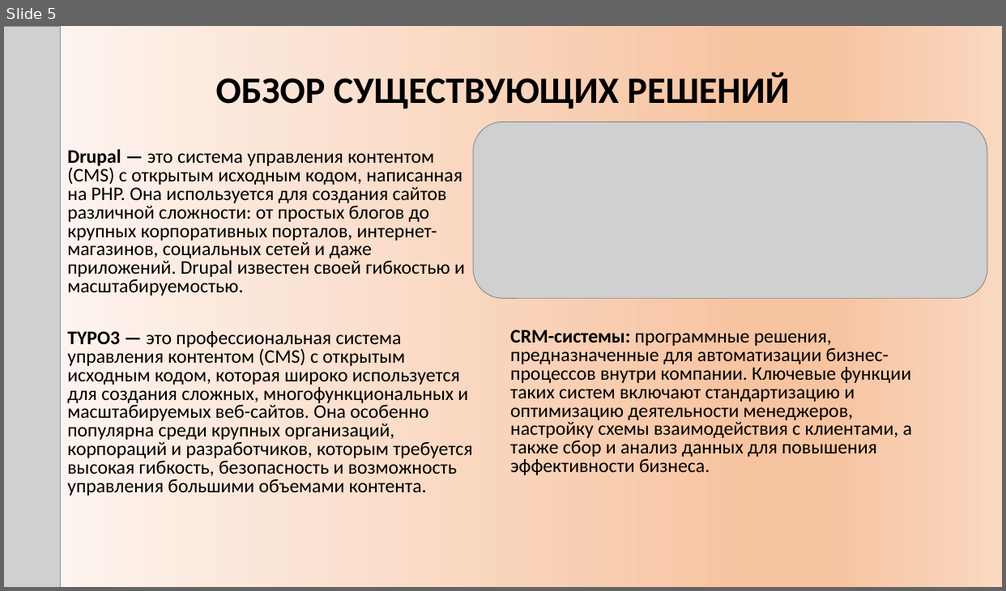
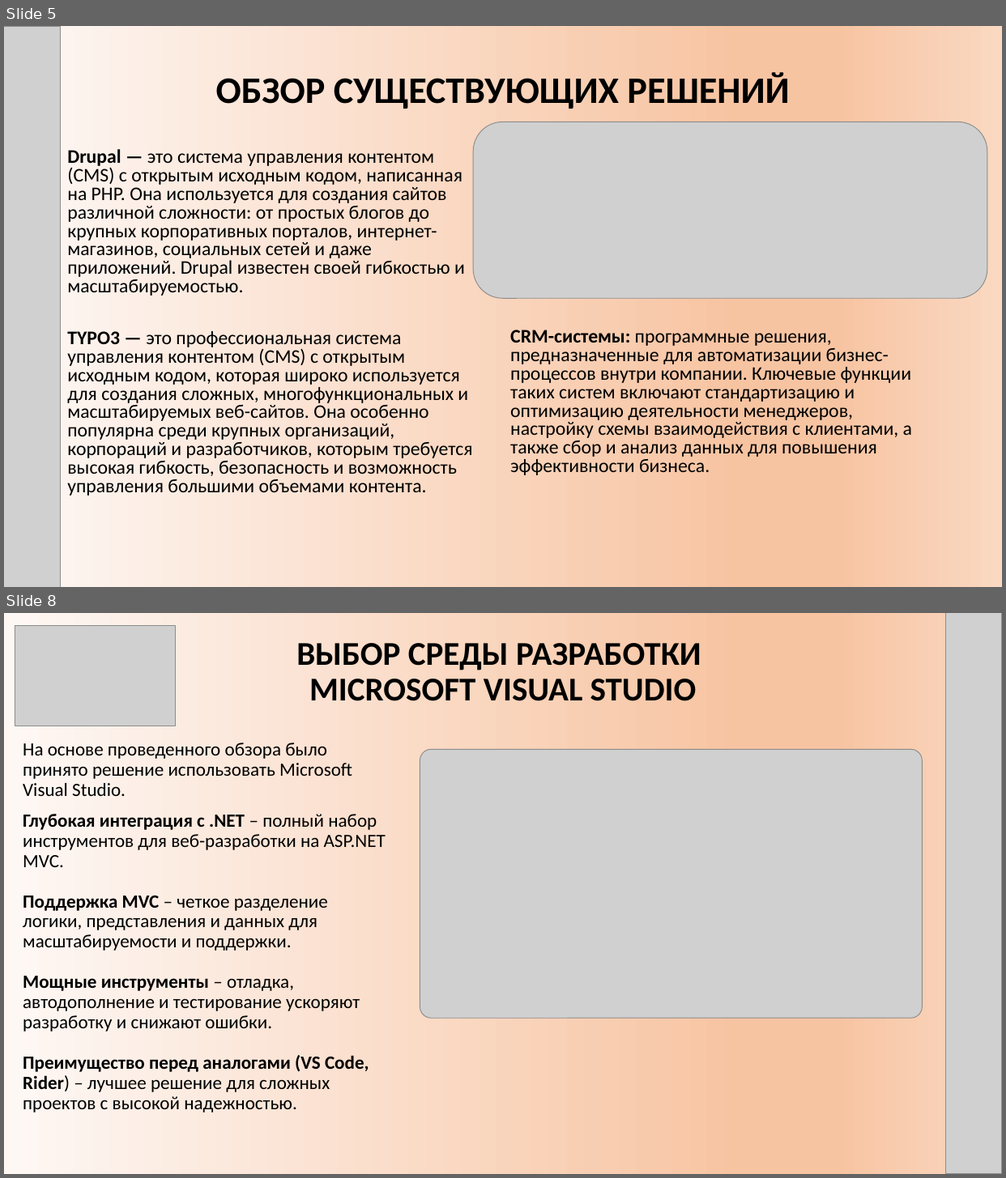
Before and after one commit to DaniilTropin11/IB-Company, a slide deck: Презентация ВКР ВО.pptx. Shown one above the other, each under a label of ours: slide 5 before the commit, slides 5 and 8 after it; the slides between them are not shown. The pictures are 1006x591 and 1006x1178 pixels, drawn with LibreOffice and Linux fonts; fonts in the diff are those of the drawing; grey boxes stand for pictures. Boxes give left, top, right and bottom in pixels: in the first picture for what was removed or moved away, otherwise in the second. Text is boxed around its words. In the diff, an @@ line names an element or a change of style, - is before the commit and + after.

```diff
--- a/Презентация ВКР ВО.pptx
+++ b/Презентация ВКР ВО.pptx
@@ slide 8 added at (4, 613, 1002, 1174), background gradient #FEF8F5 to #F7C5A2 to #FAD8C1 @@
@@ picture added at (15, 626, 176, 726) @@
@@ picture added at (946, 613, 1002, 1174) @@
@@ title added at (296, 643, 701, 701), 32 pt, text #000000, bold @@
+ВЫБОР СРЕДЫ РАЗРАБОТКИ
+MICROSOFT VISUAL STUDIO
@@ text added at (23, 743, 386, 1113), 18 pt, text #000000 @@
+На основе проведенного обзора было принято решение использовать Microsoft Visual Studio.
+Глубокая интеграция с .NET – полный набор инструментов для веб-разработки на ASP.NET MVC.
+Поддержка MVC – четкое разделение логики, представления и данных для масштабируемости и поддержки.
+Мощные инструменты – отладка, автодополнение и тестирование ускоряют разработку и снижают ошибки.
+Преимущество перед аналогами (VS Code, Rider) – лучшее решение для сложных проектов с высокой надежностью.
@@ picture added at (420, 749, 923, 1018) @@
```
Also in this commit, not shown: 2 slides changed, 3 other slides added.
